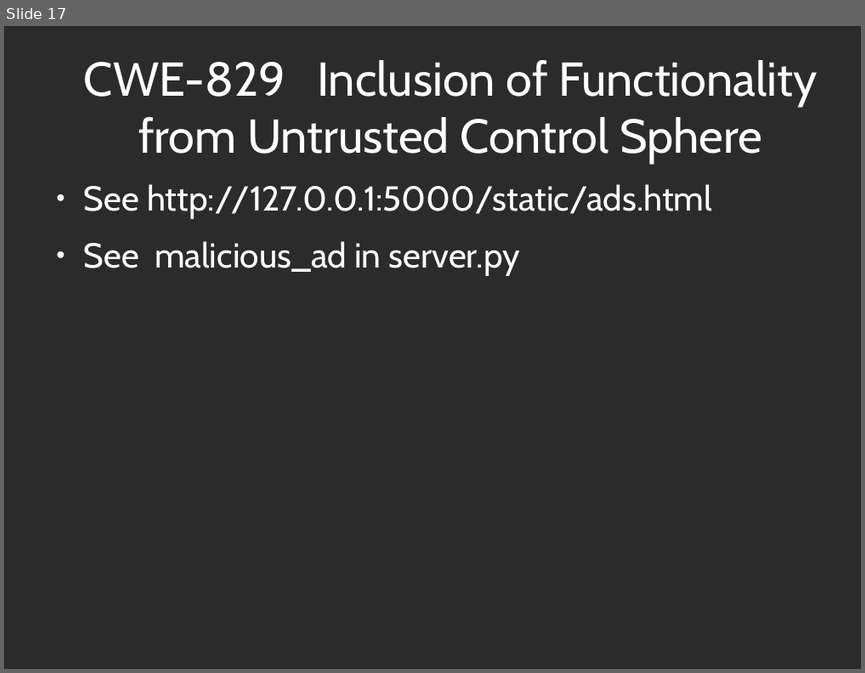
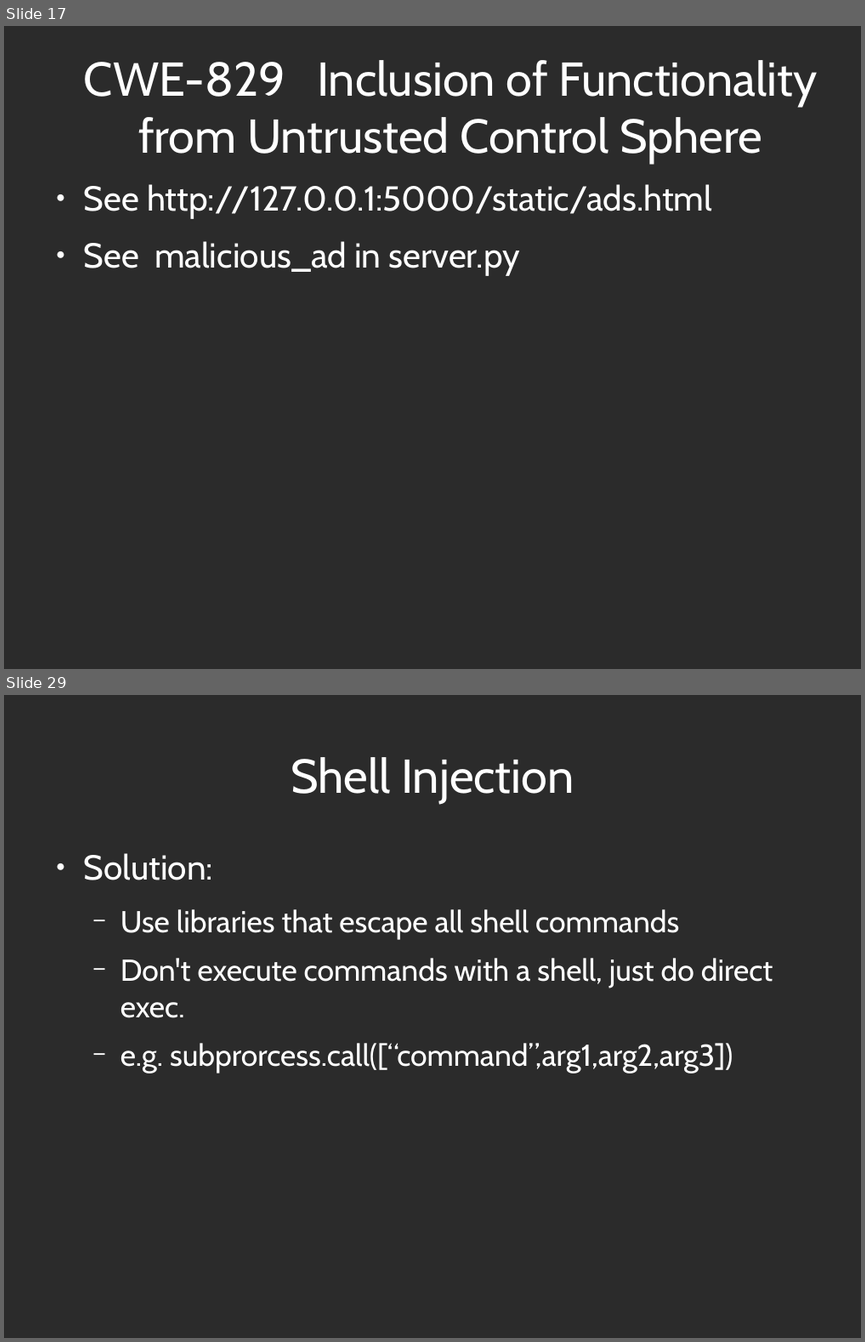
Before and after one commit to abramhindle/CMPUT404-Web-Security, a slide deck: 11-Security.odp. Shown one above the other, each under a label of ours: slide 17 before the commit, slides 17 and 29 after it; the slides between them are not shown. The pictures are 865x673 and 865x1342 pixels, drawn with LibreOffice and Linux fonts; fonts in the diff are those of the drawing; background and template pictures are left out; a plain dark background stands for a picture behind light text. Boxes give left, top, right and bottom in pixels: in the first picture for what was removed or moved away, otherwise in the second. Text is boxed around its words. In the diff, an @@ line names an element or a change of style, - is before the commit and + after.

```diff
--- a/11-Security.odp
+++ b/11-Security.odp
@@ slide 29 added at [4,695,861,1338], background picture (left out) @@
@@ title added at [290,757,574,804], 44 pt, text #FFFFFF @@
+Shell Injection
@@ text added at [84,853,773,1072], 28 pt, text #FFFFFF @@
+● Solution:
+  − Use libraries that escape all shell commands
+  − Don't execute commands with a shell, just do direct exec.
+  − e.g. subprorcess.call([“command”,arg1,arg2,arg3])
```
Also in this commit, not shown: 15 other slides added, 5 slides removed, 4 other files.
